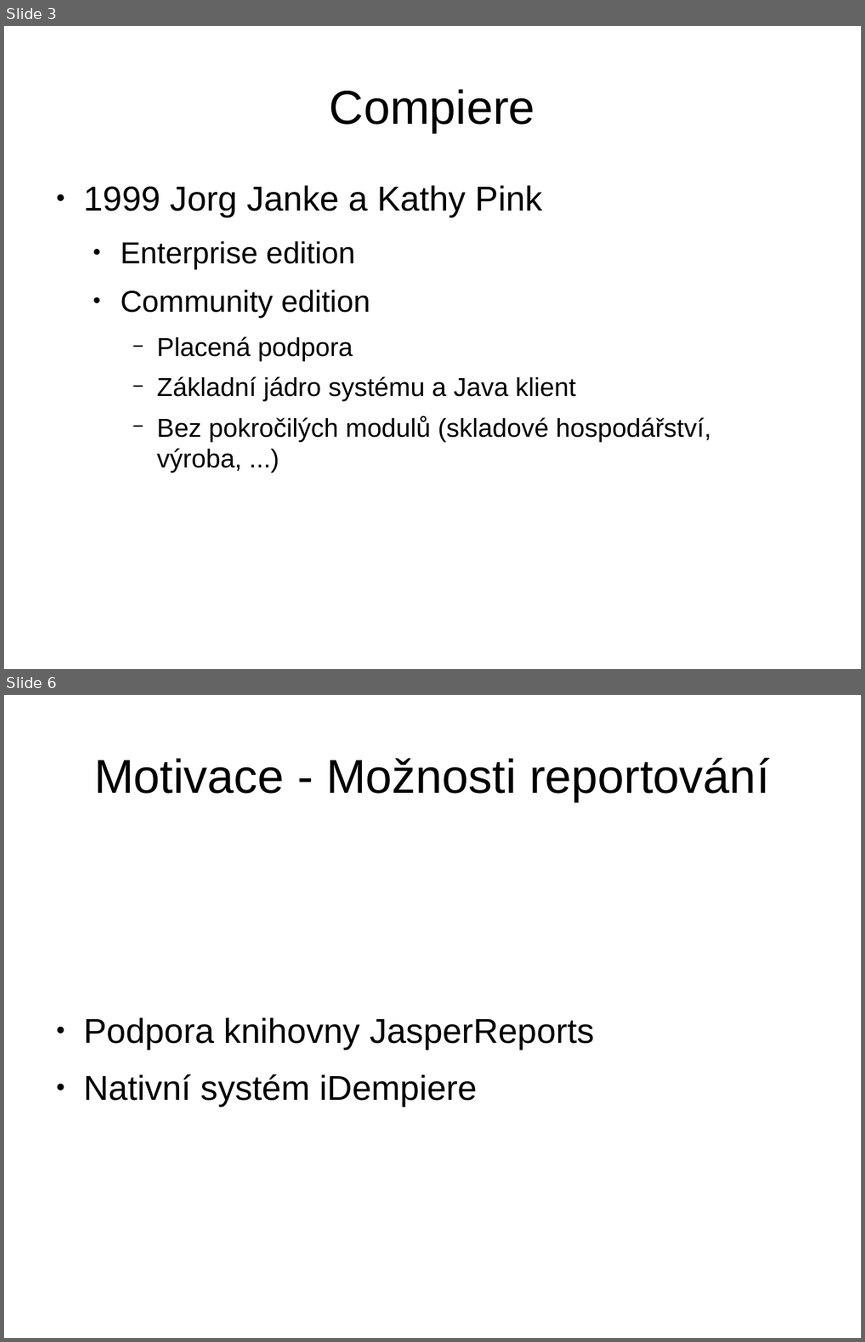
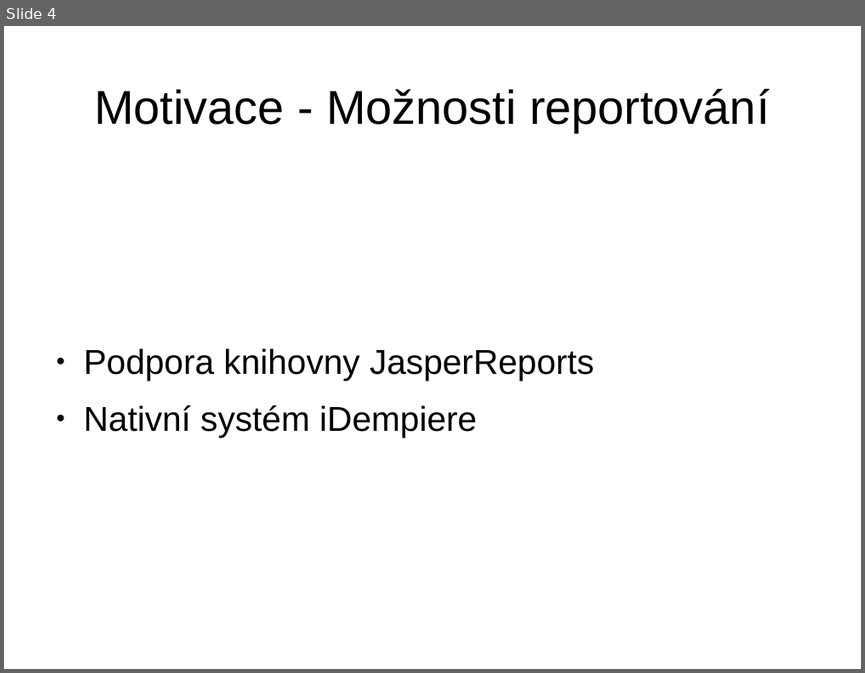
Before and after one commit to martin-vavrusak/mgr_statnice, a slide deck: !prezentace/vavrusak_WYSIVYG.odp. Shown one above the other, each under a label of ours: slides 3 and 6 before the commit, slide 4 after it; the slides between them are not shown. The pictures are 865x1342 and 865x673 pixels, drawn with LibreOffice and Linux fonts; fonts in the diff are those of the drawing. Boxes give left, top, right and bottom in pixels: in the first picture for what was removed or moved away, otherwise in the second. Text is boxed around its words. In the diff, an @@ line names an element or a change of style, - is before the commit and + after.

```diff
--- a/!prezentace/vavrusak_WYSIVYG.odp
+++ b/!prezentace/vavrusak_WYSIVYG.odp
@@ slide 3 removed at <box>4,26,861,669</box>, background #FFFFFF @@
@@ title removed at <box>330,89,535,132</box> @@
-Compiere
@@ text removed at <box>84,185,711,472</box> @@
-● 1999 Jorg Janke a Kathy Pink
-  ● Enterprise edition
-  ● Community edition
-    − Placená podpora
-    − Základní jádro systému a Java klient
-    − Bez pokročilých modulů (skladové hospodářství, výroba, ...)
@@ what was slide 6 is now slide 4 @@
```
Also in this commit, not shown: 1 slide changed, 1 other slide removed, 5 other files.
